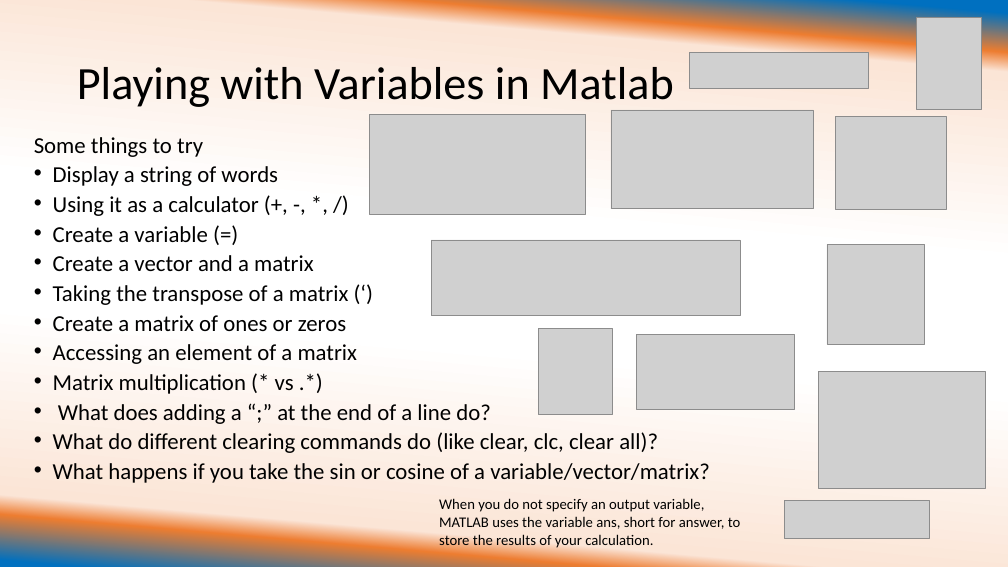
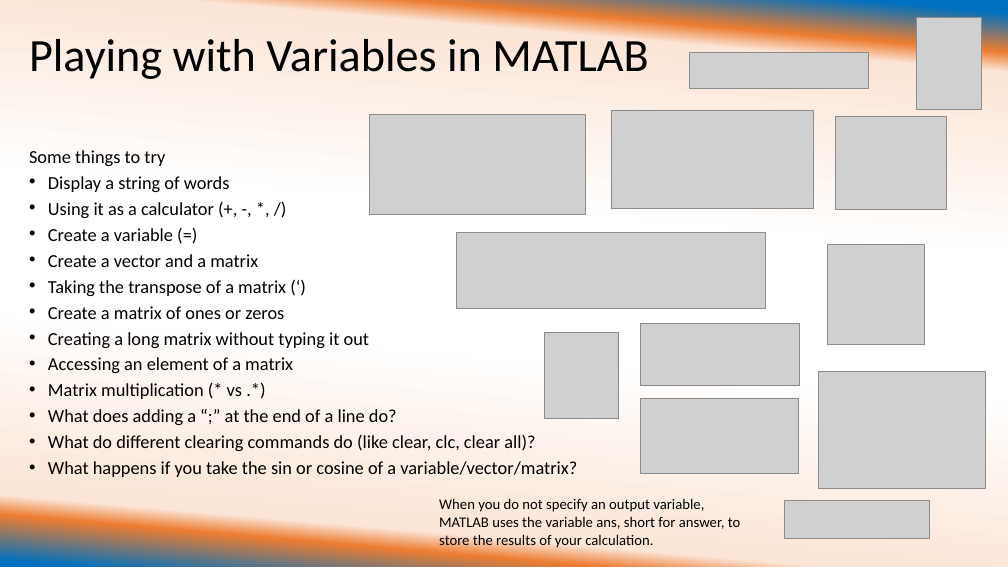
Before and after one commit to ehuemill/Intro-to-Matlab, a slide deck: slide 5 of Day 1 of Crash Course/University of Illinois REU Introduction to Matlab Day 1 with examples.pptx. Drawn at 1008x567 pixels with LibreOffice and Linux fonts; fonts in the diff are those of the drawing; grey boxes stand for pictures. Boxes give left, top, right and bottom in pixels: in the first picture for what was removed or moved away, otherwise in the second. Text is boxed around its words. In the diff, an @@ line names an element or a change of style, - is before the commit and + after.

Commit message:
Finishing Touches on Presentations
I finished up Day 2, changed the spelling of MATLAB to be all caps
throughout, and made sure that the "This is what mine looks like" was
included for each example in both days.

```diff
--- a/Day 1 of Crash Course/University of Illinois REU Introduction to Matlab Day 1 with examples.pptx
+++ b/Day 1 of Crash Course/University of Illinois REU Introduction to Matlab Day 1 with examples.pptx
@@ title at <box>29,33,648,79</box>: text changed @@
-Playing with Variables in Matlab
+Playing with Variables in MATLAB
@@ text "Some things to try": place and size @@
-text "Some things to try" at <box>34,137,710,483</box>
+text "Some things to try" at <box>29,150,577,477</box>
@@ text at <box>29,150,577,477</box>: size 21.7 to 17.5 pt @@
@@ picture: place and size @@
-picture at <box>431,240,740,315</box>
+picture at <box>456,233,765,309</box>
@@ picture added at <box>640,324,800,386</box> @@
@@ text at <box>48,332,369,348</box>: paragraph added @@
+• Creating a long matrix without typing it out
@@ picture: place and size @@
-picture at <box>538,329,612,415</box>
+picture at <box>545,333,619,419</box>
@@ picture: place and size @@
-picture at <box>637,334,795,410</box>
+picture at <box>640,398,799,473</box>
```
Also in this commit, not shown: 12 other slides changed, 6 slides added, 1 slide removed, 16 other files.
